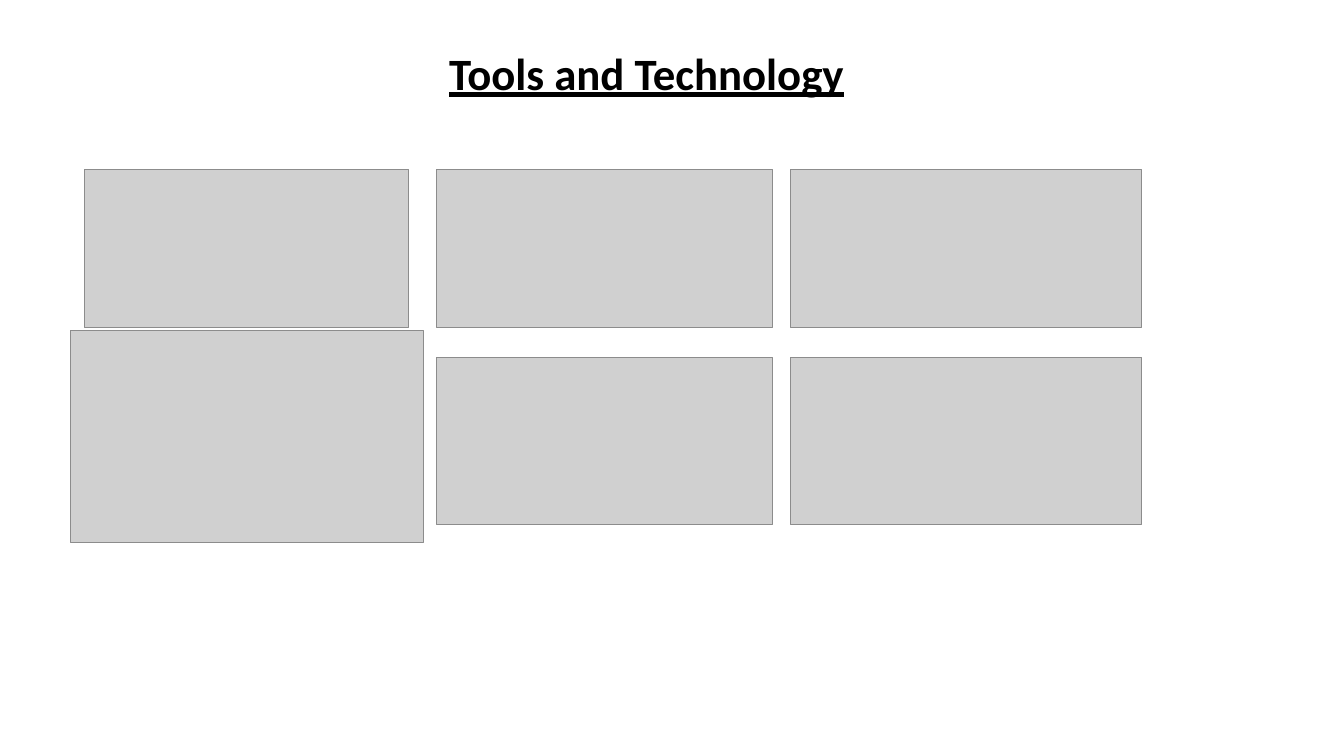
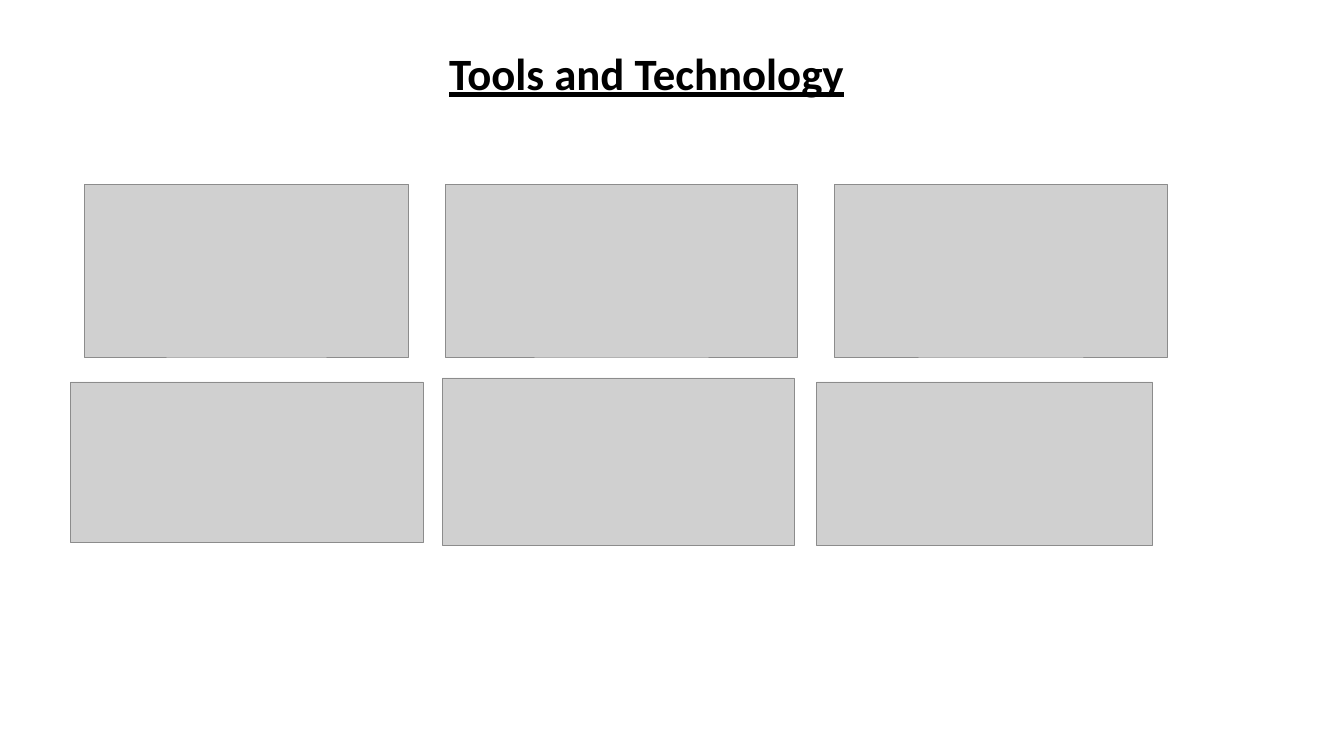
Before and after one commit to Aidenarthub/Student-Academic-Performance-Analysis, a slide deck: slide 5 of PPT/Presentation file.pptx. Drawn at 1344x756 pixels with LibreOffice and Linux fonts; fonts in the diff are those of the drawing; grey boxes stand for pictures. Boxes give left, top, right and bottom in pixels: in the first picture for what was removed or moved away, otherwise in the second. Text is boxed around its words. In the diff, an @@ line names an element or a change of style, - is before the commit and + after.

```diff
--- a/PPT/Presentation file.pptx
+++ b/PPT/Presentation file.pptx
@@ picture: place and size @@
-picture at (84,169,409,327)
+picture at (84,184,409,357)
@@ picture: place and size @@
-picture at (790,169,1142,327)
+picture at (446,184,797,357)
@@ picture added at (835,184,1167,357) @@
@@ picture removed at (437,357,773,524) @@
@@ picture: place and size @@
-picture at (71,330,423,542)
+picture at (71,382,423,542)
@@ picture: place and size @@
-picture at (790,357,1142,524)
+picture at (442,378,794,545)
@@ picture: place and size @@
-picture at (437,169,773,327)
+picture at (816,382,1152,545)
```
Also in this commit, not shown: 7 other slides changed.
